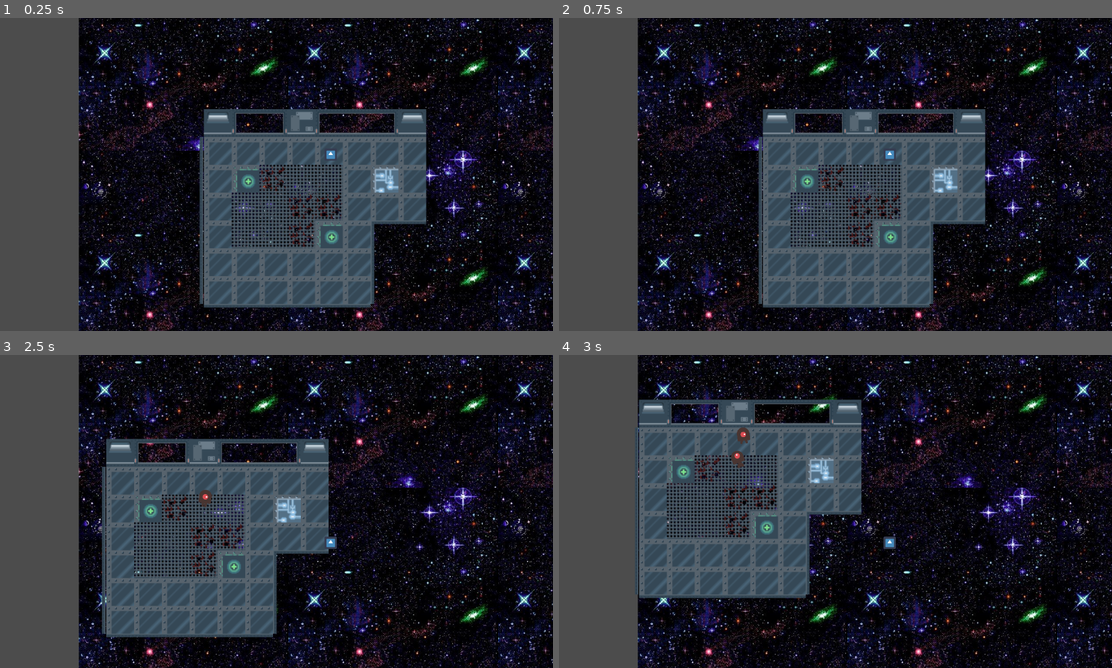
Above: before the commit, frames 1-4 (two rows, left to right).
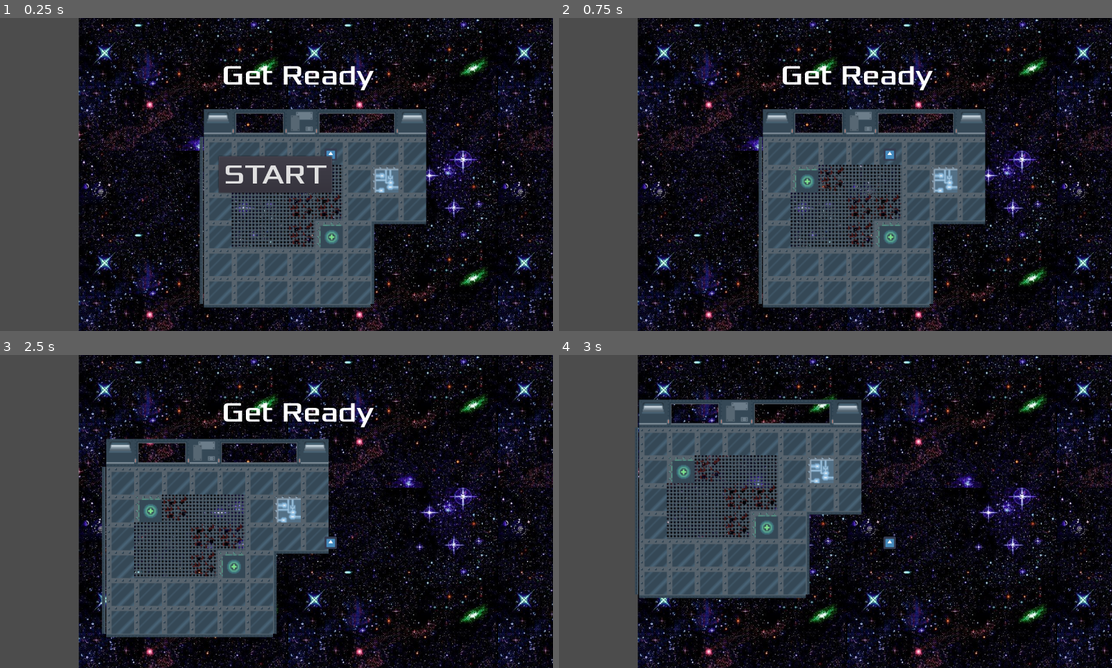
Above: after the commit, the same moments.

Repository: vjans/halo2
Game: Godot game, scene res://Main.tscn
Two runs of this game, one before a commit and one after it. Both use one fixed random seed, a clock stepped at 60 frames per second and the inputs below. The engine's default icon, where the game draws it, is replaced by a stand-in: a white triangle on a blue panel in a dark square.
Inputs (mouse positions are in pixels of both pictures, inside the frame that each line leads up to):
- Up to frame 1 (0.25 s): no input
- Up to frame 2 (0.75 s): click (835, 174) at 0.5 s, where only the run after the commit has a clickable "START"
- Up to frame 3 (2.5 s): tap Enter at 1.25 s; hold Right (ui_right) 1.28-2.03 s; hold Down (ui_down) from 2.03 s (still down)
- Up to frame 4 (3 s): release Down (ui_down) at 2.78 s; hold Right (ui_right) from 2.78 s (still down)

The runs differ from the first frame. In frame 1, 2.3% of the frame differs, in the area x 39-68%, y 15-56%; in frame 2, 0.7%; in frame 3, 0.8%; in frame 4, 0.2%.

Commit message:
Add files via upload

Diff:
--- /dev/null
+++ b/HUD.gd
@@ -0,0 +1,27 @@
+extends CanvasLayer
+
+
+signal start_game
+
+
+# Called when the node enters the scene tree for the first time.
+func _ready():
+	pass # Replace with function body.
+
+
+func show_message(text):
+	$Message.text = text
+	$Message.show()
+	$MessageTimer.start()
+
+func update_score(score):
+	pass #$ScoreLabel.text = str(score)
+
+
+func _on_MessageTimer_timeout():
+	$Message.hide()
+
+
+func _on_StartButton_pressed():
+	$StartButton.hide()
+	emit_signal("start_game")
--- /dev/null
+++ b/HUD.tscn
@@ -0,0 +1,49 @@
+[gd_scene load_steps=5 format=2]
+
+[ext_resource path="res://fonts/Xolonium-Regular.ttf" type="DynamicFontData" id=1]
+[ext_resource path="res://HUD.gd" type="Script" id=2]
+
+[sub_resource type="DynamicFont" id=1]
+size = 64
+font_data = ExtResource( 1 )
+
+[sub_resource type="DynamicFont" id=2]
+size = 64
+font_data = ExtResource( 1 )
+
+[node name="HUD" type="CanvasLayer"]
+script = ExtResource( 2 )
+
+[node name="Message" type="Label" parent="."]
+anchor_left = 0.5
+anchor_right = 0.5
+margin_left = -123.5
+margin_top = 93.0
+margin_right = 123.5
+margin_bottom = 171.0
+custom_fonts/font = SubResource( 1 )
+text = "HALO2"
+__meta__ = {
+"_edit_use_anchors_": false
+}
+
+[node name="StartButton" type="Button" parent="."]
+anchor_left = 0.5
+anchor_top = 0.5
+anchor_right = 0.5
+anchor_bottom = 0.5
+margin_left = -130.5
+margin_top = -42.0
+margin_right = 130.5
+margin_bottom = 42.0
+custom_fonts/font = SubResource( 2 )
+text = "START"
+__meta__ = {
+"_edit_use_anchors_": false
+}
+
+[node name="MessageTimer" type="Timer" parent="."]
+wait_time = 2.0
+one_shot = true
+[connection signal="pressed" from="StartButton" to="." method="_on_StartButton_pressed"]
+[connection signal="timeout" from="MessageTimer" to="." method="_on_MessageTimer_timeout"]
--- a/Main.gd
+++ b/Main.gd
@@ -21,16 +21,20 @@
 func game_over():
 	$ScoreTimer.stop()
 	$MobTimer.stop()
+	$HUD.show_game_over()
+	get_tree().call_group("mobs", "queue_free")
 
 func new_game():
 	score = 0
 	$Player.start($StartPosition.position)
 	$StartTimer.start()
+	$HUD.update_score(score)
+	$HUD.show_message("Get Ready")
 
 
 func _on_MobTimer_timeout():
 	# Choose a random location on Path2D.
-	#$MobPath/MobSpawnLocation.offset = randi()
+	$MobPath/MobSpawnLocation.offset = randi()
 	# Create a Mob instance and add it to the scene.
 	var mob = Mob.instance()
 	add_child(mob)
@@ -53,3 +57,4 @@
 
 func _on_ScoreTimer_timeout():
 	score += 1
+	$HUD.update_score(score)
--- a/Main.tscn
+++ b/Main.tscn
@@ -1,13 +1,14 @@
-[gd_scene load_steps=6 format=2]
+[gd_scene load_steps=7 format=2]
 
 [ext_resource path="res://Player.tscn" type="PackedScene" id=1]
 [ext_resource path="res://World.tscn" type="PackedScene" id=2]
 [ext_resource path="res://Main.gd" type="Script" id=3]
 [ext_resource path="res://Mob.tscn" type="PackedScene" id=4]
+[ext_resource path="res://HUD.tscn" type="PackedScene" id=5]
 
 [sub_resource type="Curve2D" id=1]
 _data = {
-"points": PoolVector2Array( 0, 0, 0, 0, 292.109, 136.919, 0, 0, 0, 0, 228.704, 138.254, 0, 0, 0, 0, 227.37, 233.028, 0, 0, 0, 0, 35.1527, 233.028, 0, 0, 0, 0, 34.4853, 140.256, 0, 0, 0, 0, 36.4875, 43.4806 )
+"points": PoolVector2Array( 0, 0, 0, 0, 64, 64, 0, 0, 0, 0, 192, 64, 0, 0, 0, 0, 192, 160, 0, 0, 0, 0, 64, 160, 0, 0, 0, 0, 64, 64 )
 }
 
 [node name="Main" type="Node"]
@@ -31,14 +32,14 @@
 [node name="StartPosition" type="Position2D" parent="."]
 position = Vector2( 356.16, 104.007 )
 
+[node name="HUD" parent="." instance=ExtResource( 5 )]
+
 [node name="MobPath" type="Path2D" parent="."]
-position = Vector2( -0.220722, -14.0589 )
-scale = Vector2( 0.987047, 1.03169 )
 curve = SubResource( 1 )
 
 [node name="MobSpawnLocation" type="PathFollow2D" parent="MobPath"]
-position = Vector2( 36.4875, 42.8132 )
-rotation = 1.94205e-06
+position = Vector2( 64, 64 )
 [connection signal="timeout" from="MobTimer" to="." method="_on_MobTimer_timeout"]
 [connection signal="timeout" from="ScoreTimer" to="." method="_on_ScoreTimer_timeout"]
 [connection signal="timeout" from="StartTimer" to="." method="_on_StartTimer_timeout"]
+[connection signal="start_game" from="HUD" to="." method="new_game"]
--- a/Mob.gd
+++ b/Mob.gd
@@ -1,6 +1,7 @@
 
 extends RigidBody2D
 
+signal mobhit
 
 export var min_speed = 150  # Minimum speed range.
 export var max_speed = 250  # Maximum speed range.
@@ -19,3 +20,8 @@
 
 func _on_VisibilityNotifier2D_screen_exited():
 	queue_free()
+
+
+func _on_Mob_body_entered(body):
+	emit_signal("mobhit") # funzt nicht
+	print("mobhit") #funzt nicht
--- a/Mob.tscn
+++ b/Mob.tscn
@@ -26,12 +26,15 @@
 "speed": 3.0
 } ]
 
-[sub_resource type="RectangleShape2D" id=2]
-extents = Vector2( 16.8291, 15.9593 )
+[sub_resource type="CapsuleShape2D" id=2]
+radius = 15.1435
+height = 9.73898
 
-[node name="Mob" type="RigidBody2D"]
-collision_layer = 2
-collision_mask = 5
+[node name="Mob" type="RigidBody2D" groups=[
+"Mob",
+]]
+collision_layer = 4
+collision_mask = 3
 gravity_scale = 0.0
 script = ExtResource( 2 )
 
@@ -42,9 +45,11 @@
 playing = true
 
 [node name="CollisionShape2D" type="CollisionShape2D" parent="."]
+rotation = 1.5708
 shape = SubResource( 2 )
 
 [node name="VisibilityNotifier2D" type="VisibilityNotifier2D" parent="."]
 position = Vector2( -0.0119059, -0.187292 )
 scale = Vector2( 1.57123, 1.56186 )
+[connection signal="body_entered" from="." to="." method="_on_Mob_body_entered"]
 [connection signal="screen_exited" from="VisibilityNotifier2D" to="." method="_on_VisibilityNotifier2D_screen_exited"]
--- a/Player.tscn
+++ b/Player.tscn
@@ -52,5 +52,6 @@
 drag_margin_v_enabled = true
 
 [node name="InvincibilityFrames" type="Timer" parent="."]
+wait_time = 0.621
 [connection signal="body_entered" from="." to="." method="_on_Player_body_entered"]
 [connection signal="timeout" from="InvincibilityFrames" to="." method="_on_InvincibilityFrames_timeout"]
Not shown, added: fonts/FONTLOG.txt
Not shown, added: fonts/LICENSE.txt
Binary file added: fonts/Xolonium-Regular.ttf
